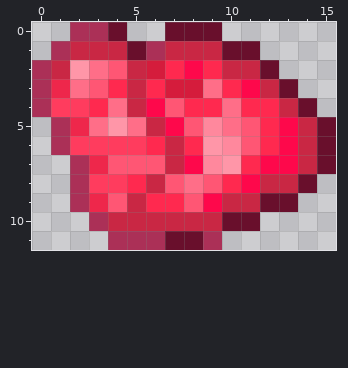
One commit to this pixel-art sprite: Assets/NPCs/TerrorGhostHand.png. Above is the file before it was changed.
The file is 32x24 pixels, drawn in blocks of 2x2; one block is one cell here.
The same view after the edit:
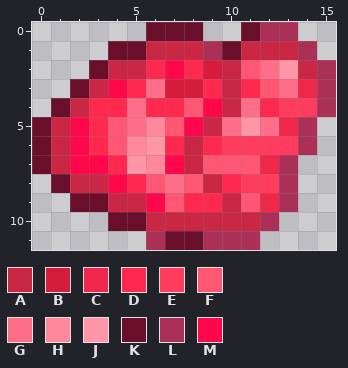
Palette (. is transparent): A #c92744  B #d51c3c  C #ee274b  D #ff294f  E #ff3c5e  F #ff5674  G #ff6e88  H #ff889d  J #ff96a8  K #690f2c  L #ab3057  M #fe084b
The commit says: Terror ghost is close to be finished
Difference:
Changed rows in their new state; - is an unchanged pixel.
first column x 0:
 0 --...-K--.-KLL--
 1 -...K-A--L-AAAL-
 2 ...KA-DMDB-FGJAL
 3 ..KAMDG--DADFGCL
 4 .KA-DGDDFMAG-EEL
 5 KAMDF-HFMA-JGCL.
 6 KAMDFHJDADEEEEL.
 7 KAMMDJHMAFFFCL..
 8 -KAAM-FGFA-EEL.-
 9 --KKA-MFDD-FCL--
10 ---.KK----AAL---
11 ----..----LL----
Changed places in both pictures, as pixel boxes (x1, y1, x2, y2):
changed: (32, 22, 336, 250)
